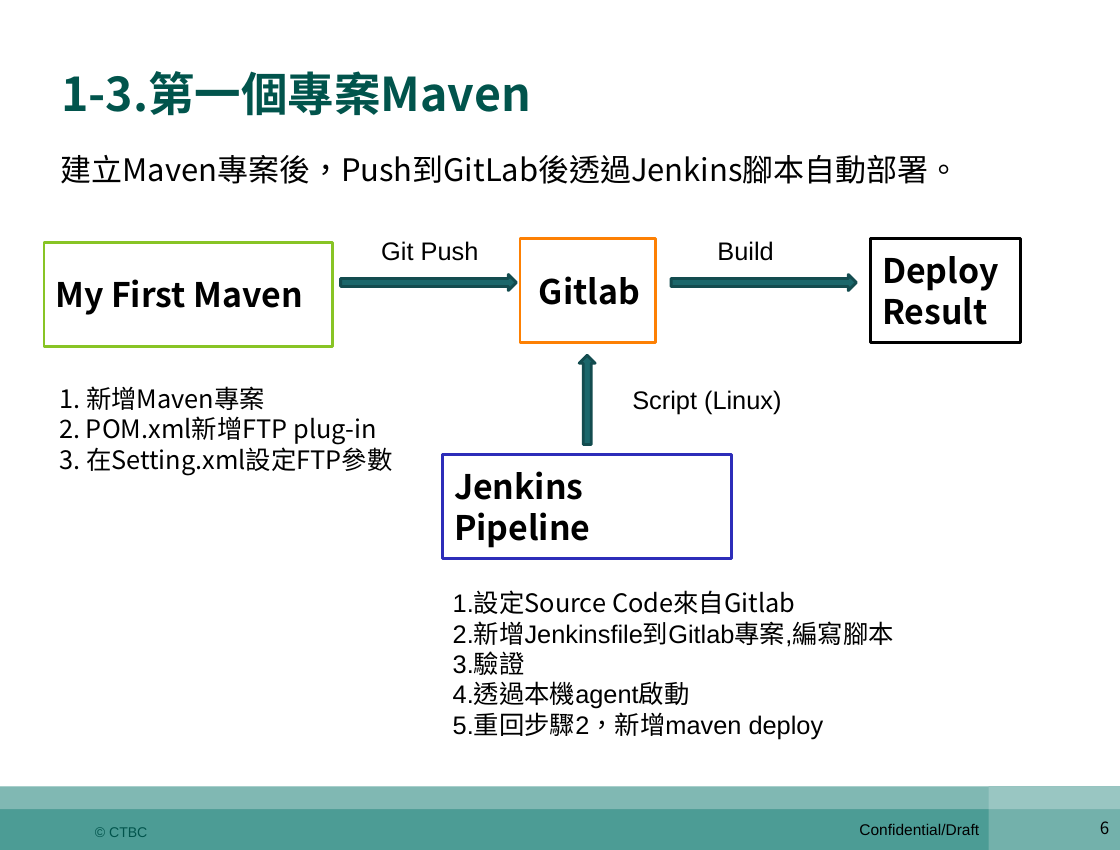
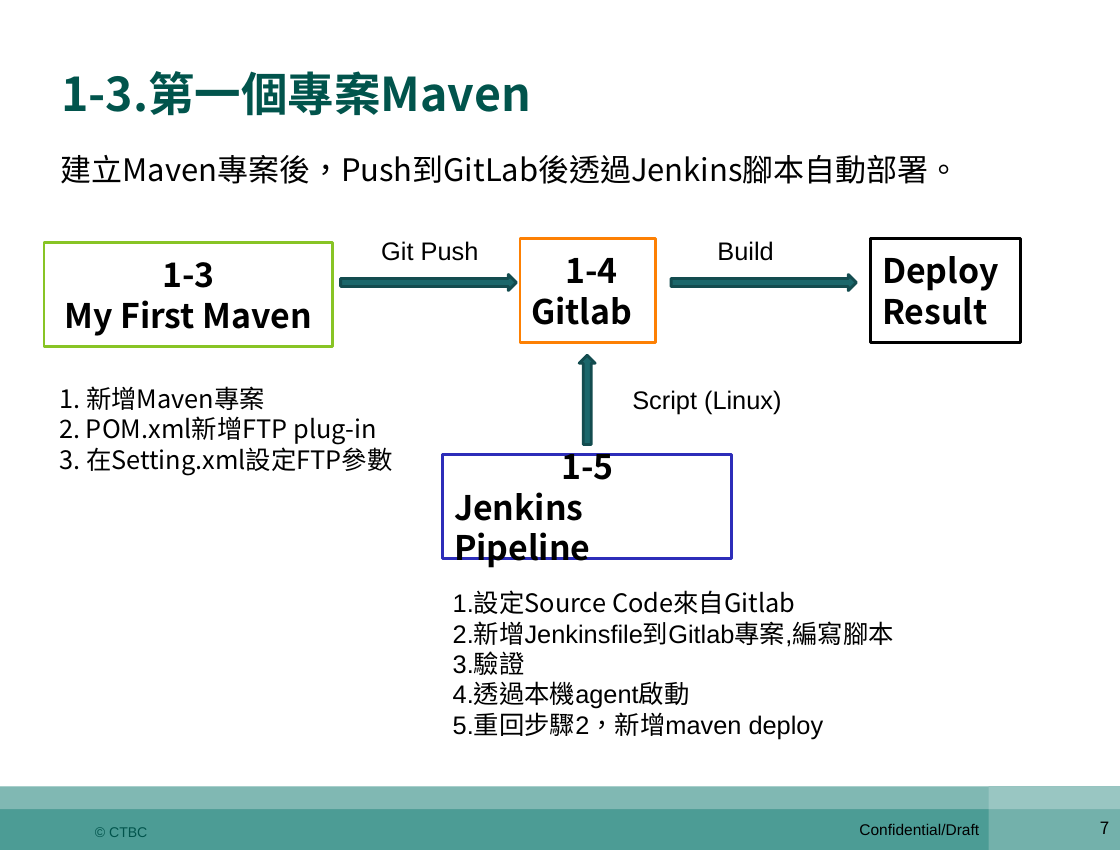
Before and after one commit to shaven105/duh, a slide deck: slide 7 of DevOps期末報告陸冠綸z00045984.pptx (slide 6 before the commit). Drawn at 1120x850 pixels with LibreOffice and Linux fonts; fonts in the diff are those of the drawing. Boxes give left, top, right and bottom in pixels: in the first picture for what was removed or moved away, otherwise in the second. Text is boxed around its words. In the diff, an @@ line names an element or a change of style, - is before the commit and + after.

```diff
--- a/DevOps期末報告陸冠綸z00045984.pptx
+++ b/DevOps期末報告陸冠綸z00045984.pptx
@@ title at [64,262,312,336]: text changed @@
-My First Maven
+1-3
+My First Maven
@@ text in rectangle at [566,258,618,283]: paragraph added @@
+1-4
@@ text in rectangle at [561,444,613,480]: paragraph added @@
+1-5
@@ page number at [1100,821,1109,834]: text changed @@
-6
+7
```
Also in this commit, not shown: 8 other slides changed, 9 slides added, 5 slides removed, 3 other files.
